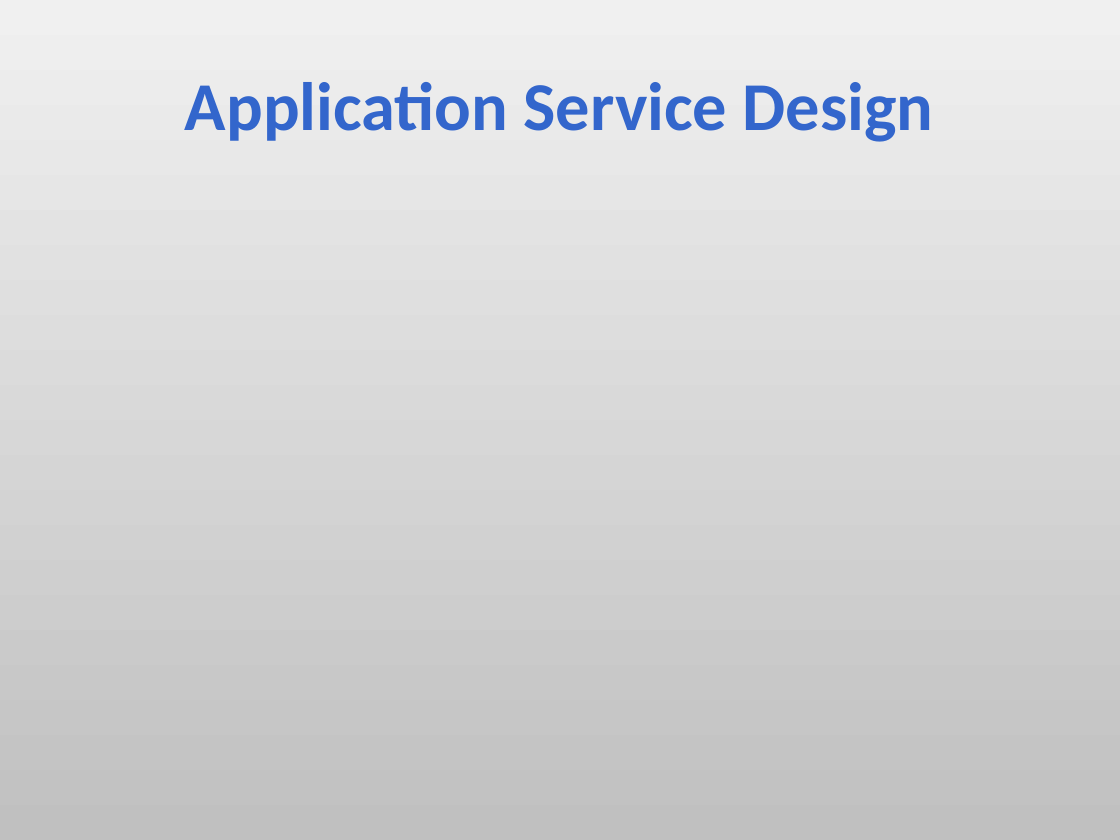
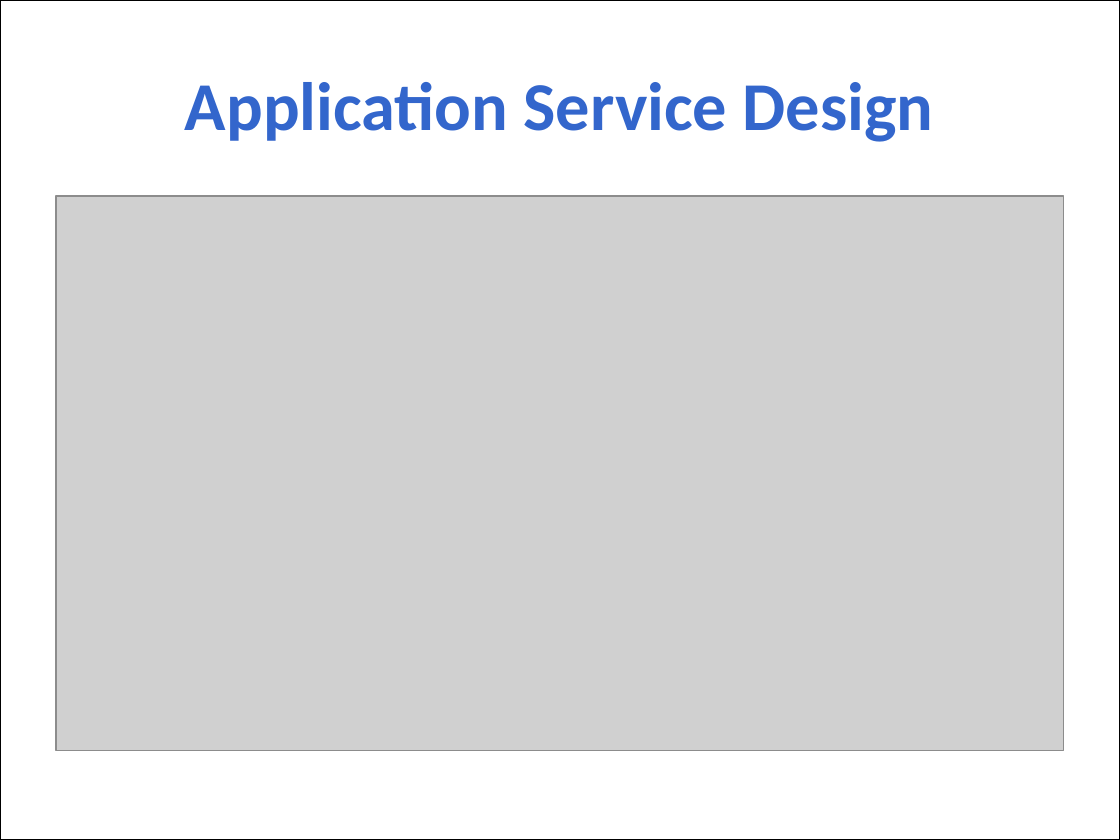
Before and after one commit to aajackson/Creepers, a slide deck: slide 10 of Documentation/MyFavs Presentation.ppt. Drawn at 1120x840 pixels with LibreOffice and Linux fonts; fonts in the diff are those of the drawing; grey boxes stand for pictures; background and template pictures are left out. Boxes give left, top, right and bottom in pixels: in the first picture for what was removed or moved away, otherwise in the second. Text is boxed around its words. In the diff, an @@ line names an element or a change of style, - is before the commit and + after.

Commit message:
Updated Powerpoint: Added theme & content

```diff
--- a/Documentation/MyFavs Presentation.ppt
+++ b/Documentation/MyFavs Presentation.ppt
@@ background gradient #F0F0F0 to #C0C0C0 to picture (left out) @@
@@ rectangle added at <box>0,0,1120,840</box>, fill #FFFFFF at 80% opacity, outline #000000 0.74 pt @@
@@ picture added at <box>56,196,1064,750</box> @@
```
Also in this commit, not shown: 11 other slides changed, 2 slides added, 2 slides removed.
